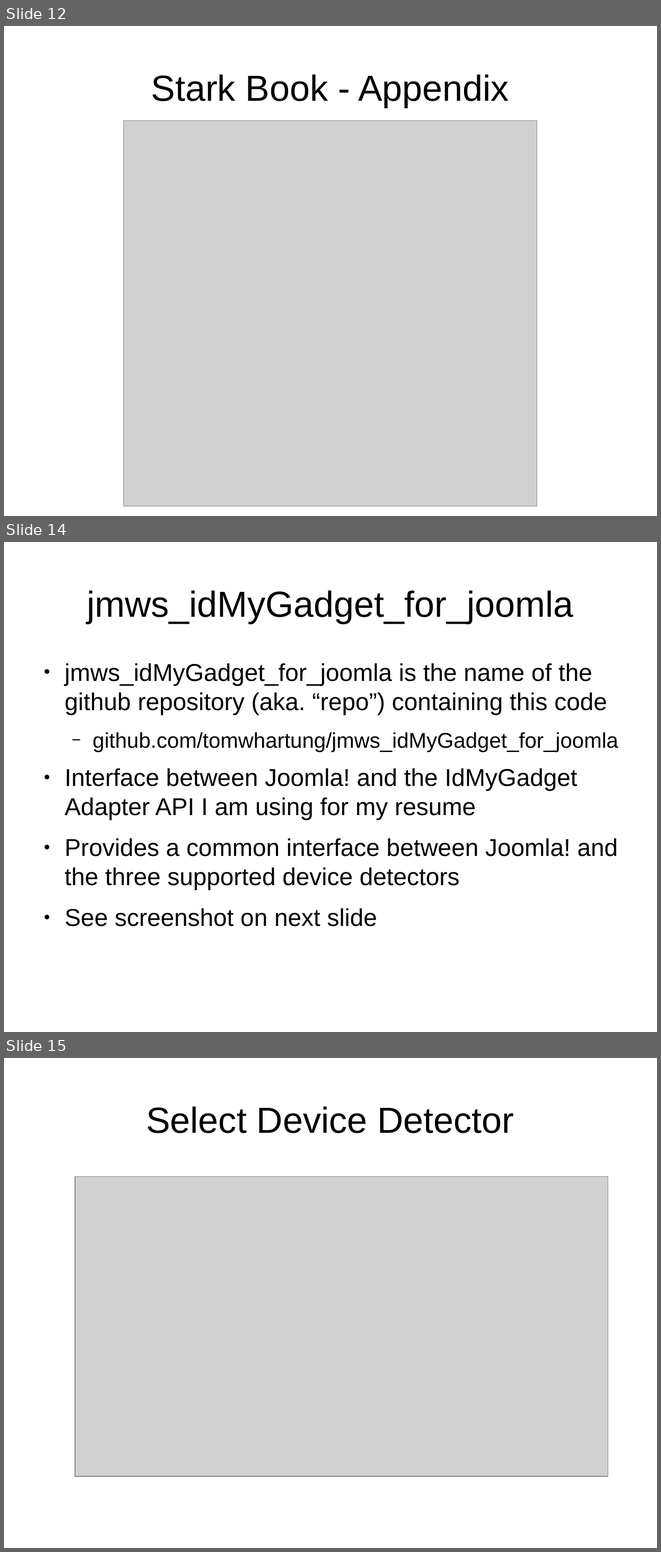
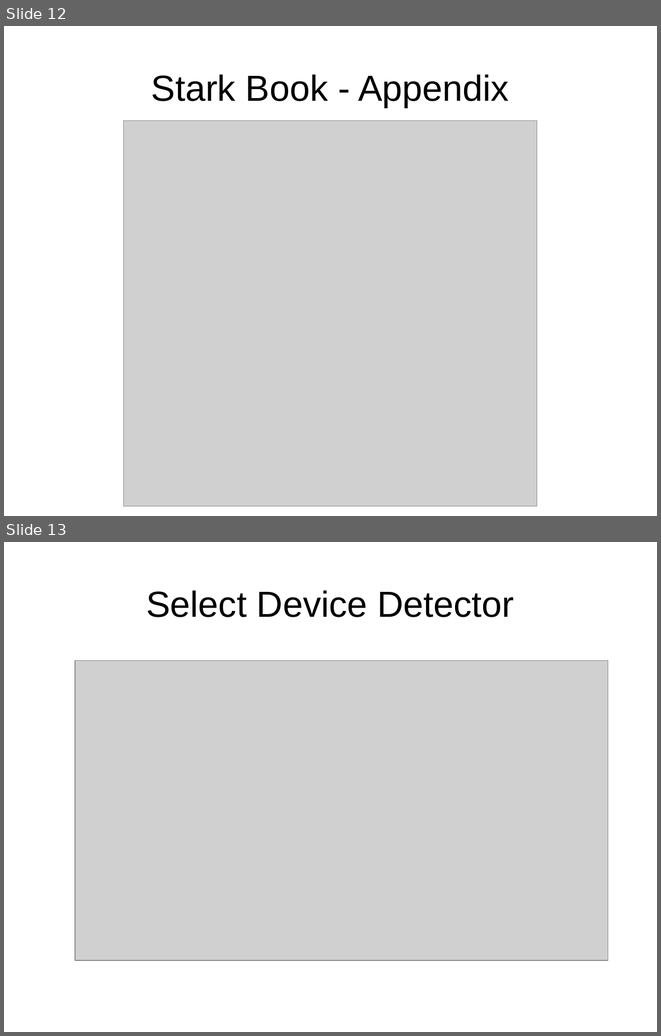
Before and after one commit to tomwhartung/jmws_accoutrements, a slide deck: presentations/2016_04-AWD_in_PHP_CMSes/AWD_in_PHP_CMSes-slides.odp. Shown one above the other, each under a label of ours: slides 12, 14 and 15 before the commit, slides 12 and 13 after it; the slides between them are not shown. The pictures are 661x1552 and 661x1036 pixels, drawn with LibreOffice and Linux fonts; fonts in the diff are those of the drawing; grey boxes stand for pictures. Boxes give left, top, right and bottom in pixels: in the first picture for what was removed or moved away, otherwise in the second. Text is boxed around its words. In the diff, an @@ line names an element or a change of style, - is before the commit and + after.

```diff
--- a/presentations/2016_04-AWD_in_PHP_CMSes/AWD_in_PHP_CMSes-slides.odp
+++ b/presentations/2016_04-AWD_in_PHP_CMSes/AWD_in_PHP_CMSes-slides.odp
@@ slide 14 removed at <box>4,542,657,1032</box>, background #FFFFFF @@
@@ title removed at <box>87,590,573,623</box> @@
-jmws_idMyGadget_for_joomla
@@ text removed at <box>64,663,618,926</box> @@
-● jmws_idMyGadget_for_joomla is the name of the github repository (aka. “repo”) containing this code
-  − github.com/tomwhartung/jmws_idMyGadget_for_joomla
-● Interface between Joomla! and the IdMyGadget Adapter API I am using for my resume
-● Provides a common interface between Joomla! and the three supported device detectors
-● See screenshot on next slide
@@ what was slide 15 is now slide 13 @@
```
Also in this commit, not shown: 1 slide changed, 2 other slides removed.
